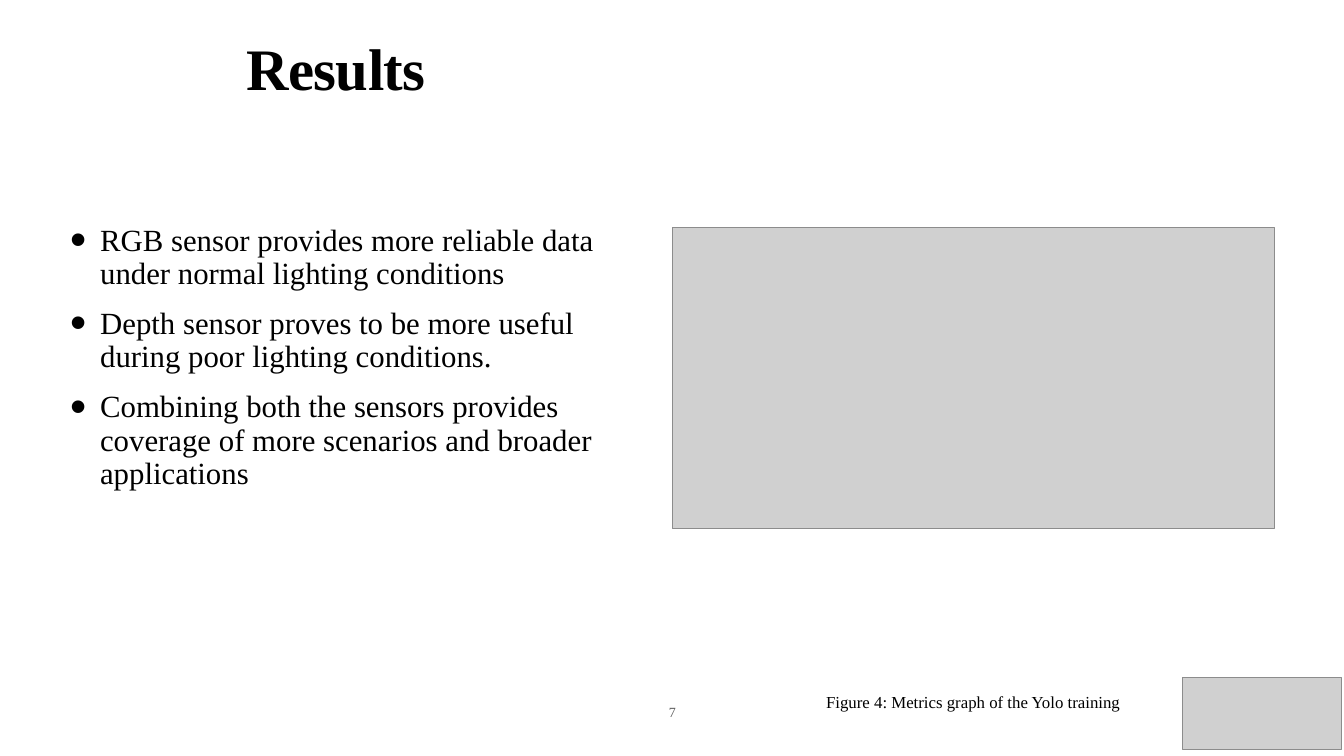
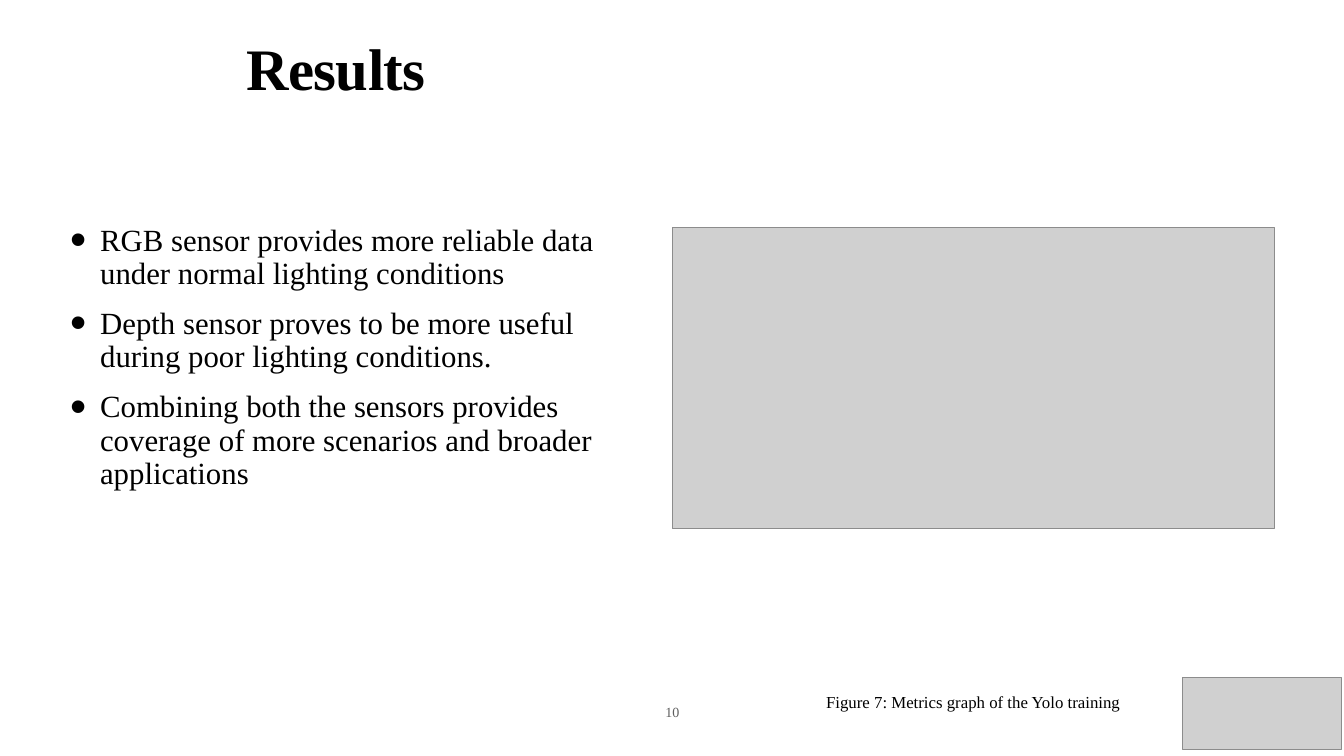
Before and after one commit to kushalprakash6/ObjectDetectionAndTracking, a slide deck: slide 10 of documents/Presentation.pptx (slide 7 before the commit). Drawn at 1344x756 pixels with LibreOffice and Linux fonts; fonts in the diff are those of the drawing; grey boxes stand for pictures. Boxes give left, top, right and bottom in pixels: in the first picture for what was removed or moved away, otherwise in the second. Text is boxed around its words. In the diff, an @@ line names an element or a change of style, - is before the commit and + after.

```diff
--- a/documents/Presentation.pptx
+++ b/documents/Presentation.pptx
@@ page number added at [665,707,679,717], 20 pt, text #5E5E5E @@
+10
@@ page number removed at [669,708,676,717] @@
-7
@@ text at [826,696,1120,712]: text changed @@
-Figure 4: Metrics graph of the Yolo training
+Figure 7: Metrics graph of the Yolo training
```
Also in this commit, not shown: 4 other slides changed, 3 slides added, 10 other files.
